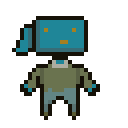
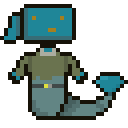
Revision of a layered w=128, h=128 image; what changed, layer by layer:
painted on "Layer 1" over [0, 4, 100, 120]
added layer "Layer 2" over [44, 72, 128, 120]
